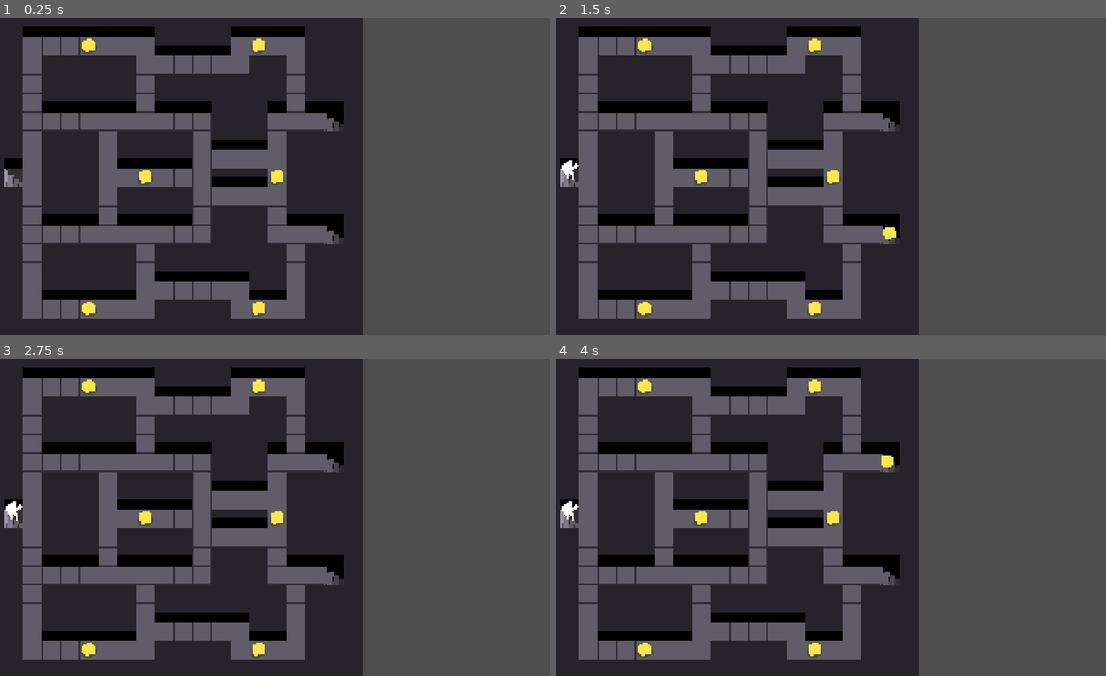
Above: before the commit, frames 1-4 (two rows, left to right).
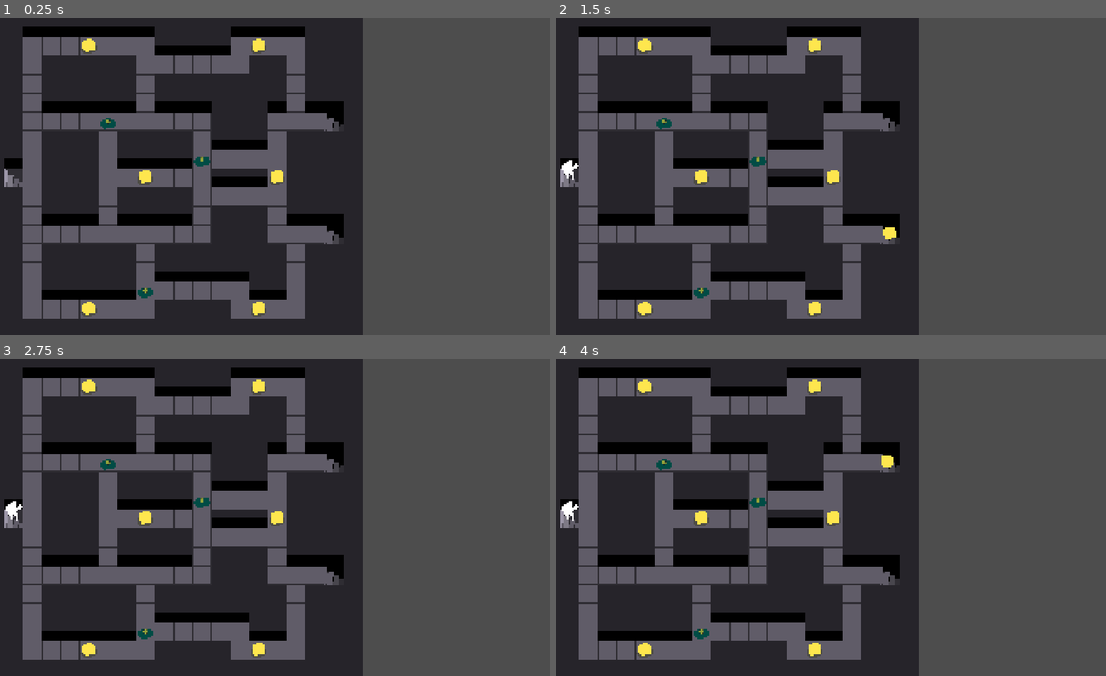
Above: after the commit, the same moments.

Repository: NunoDasNeves/igc-jam-godot-template
Game: Godot game, scene res://main.tscn
Two runs of this game, one before a commit and one after it. Both use one fixed random seed, a clock stepped at 60 frames per second and the inputs below.
Inputs:
- Up to frame 1 (0.25 s): no input
- Up to frame 2 (1.5 s): tap Enter at 0.5 s; hold D (Right) 0.53-1.28 s; tap Z (Attack) at 0.6 s; hold S (Down) from 1.28 s (still down); tap X (Interact) at 1.35 s
- Up to frame 3 (2.75 s): tap Space at 2 s; release S (Down) at 2.03 s; hold D (Right) from 2.03 s (still down); hold K from 2.03 s (still down)
- Up to frame 4 (4 s): tap Enter at 2.75 s; release D (Right) at 2.78 s; release K at 2.78 s; hold W (Up) 2.78-3.53 s; tap Z (Attack) at 2.85 s; tap Space at 3.5 s; hold A (Left) from 3.53 s (still down); tap X (Interact) at 3.6 s

The runs differ from the first frame. In frame 1, 0.2% of the frame differs, in the area x 18-39%, y 31-89%; in frame 2, 0.2%; in frame 3, 0.2%; in frame 4, 0.2%.

Commit message:
Added sight_orb spawning.

Diff:
--- /dev/null
+++ b/entities/sight_orb/sight_orb.gd
@@ -0,0 +1 @@
+class_name SightOrb extends Entity
--- /dev/null
+++ b/entities/sight_orb/sight_orb.svg
@@ -0,0 +1,18 @@
+<?xml version="1.0" encoding="UTF-8"?>
+<svg xmlns="http://www.w3.org/2000/svg" version="1.1" viewBox="0 0 16 16">
+  <defs>
+    <style>
+      .cls-1 {
+        fill: #94a23a;
+        stroke: #231f20;
+        stroke-miterlimit: 10;
+      }
+    </style>
+  </defs>
+  <!-- Generator: Adobe Illustrator 28.7.5, SVG Export Plug-In . SVG Version: 1.2.0 Build 176)  -->
+  <g>
+    <g id="Layer_1">
+      <circle class="cls-1" cx="7.73" cy="7.86" r="7.73"/>
+    </g>
+  </g>
+</svg>
--- /dev/null
+++ b/entities/sight_orb/sight_orb.tscn
@@ -0,0 +1,20 @@
+[gd_scene load_steps=4 format=3 uid="uid://bk21jikbc61qe"]
+
+[ext_resource type="Script" uid="uid://qgtqrt2rsax2" path="res://entities/sight_orb/sight_orb.gd" id="1_eytlg"]
+[ext_resource type="Texture2D" uid="uid://bbjwlby0xhoic" path="res://entities/sight_orb/sight_orb.svg" id="2_kirg0"]
+
+[sub_resource type="CircleShape2D" id="CircleShape2D_eytlg"]
+radius = 5.45894
+
+[node name="SightOrb" type="StaticBody2D"]
+script = ExtResource("1_eytlg")
+
+[node name="StaticBody2D" type="TextureRect" parent="."]
+offset_left = -8.0
+offset_top = -8.0
+offset_right = 8.0
+offset_bottom = 8.0
+texture = ExtResource("2_kirg0")
+
+[node name="CollisionShape2D" type="CollisionShape2D" parent="."]
+shape = SubResource("CircleShape2D_eytlg")
--- a/levels/level.gd
+++ b/levels/level.gd
@@ -11,6 +11,7 @@
 var hero_spawn_points: Array[SpawnPoint] = []
 var monster_spawn_points: Array[SpawnPoint] = []
 var chest_spawn_points: Array[SpawnPoint] = []
+var sight_orb_spawn_points: Array[SpawnPoint] = []
 
 func create_spawn_point(coord: Vector2i, time_secs: float) -> SpawnPoint:
 	var point = preload("res://levels/spawn_point.tscn").instantiate()
@@ -31,6 +32,8 @@
 			monster_spawn_points.append(create_spawn_point(coord, 0.5))
 		if tile_data.get_custom_data("chest"):
 			chest_spawn_points.append(create_spawn_point(coord, 10))
+		if tile_data.get_custom_data("sight_orb"):
+			sight_orb_spawn_points.append(create_spawn_point(coord, 10))
 
 func coord_is_wall(coord: Vector2i) -> bool:
 	var tile_data: TileData = wall_tiles.get_cell_tile_data(coord)
--- a/levels/level_0.tscn
+++ b/levels/level_0.tscn
@@ -11,7 +11,7 @@
 tile_set = ExtResource("1_eus5j")
 
 [node name="OtherTiles" type="TileMapLayer" parent="."]
-tile_map_data = PackedByteArray("AAABAAgAAQAAAAUAAAASAAUAAQAAAAQAAAASAAsAAQAAAAQAAAAFAAEAAQAAAAYAAAAFAA8AAQAAAAYAAAAIAAgAAQAAAAYAAAAOAA8AAQAAAAYAAAAOAAEAAQAAAAYAAAAPAAgAAQAAAAYAAAA=")
+tile_map_data = PackedByteArray("AAABAAgAAQAAAAUAAAASAAUAAQAAAAQAAAASAAsAAQAAAAQAAAAFAAEAAQAAAAYAAAAFAA8AAQAAAAYAAAAIAAgAAQAAAAYAAAAOAA8AAQAAAAYAAAAOAAEAAQAAAAYAAAAPAAgAAQAAAAYAAAAIAA4AAQAAAAYAAQALAAcAAQAAAAYAAQAGAAUAAQAAAAYAAQA=")
 tile_set = ExtResource("1_eus5j")
 
 [node name="WallTiles" type="TileMapLayer" parent="."]
--- a/tilesets/test_tileset.tres
+++ b/tilesets/test_tileset.tres
@@ -15,8 +15,12 @@
 0:4/0/custom_data_2 = true
 0:5/0 = 0
 0:5/0/custom_data_1 = true
+0:6/next_alternative_id = 2
 0:6/0 = 0
 0:6/0/custom_data_3 = true
+0:6/1 = 1
+0:6/1/modulate = Color(0, 1, 1, 1)
+0:6/1/custom_data_4 = true
 
 [resource]
 tile_size = Vector2i(64, 64)
@@ -28,4 +32,6 @@
 custom_data_layer_2/type = 1
 custom_data_layer_3/name = "chest"
 custom_data_layer_3/type = 1
+custom_data_layer_4/name = "sight_orb"
+custom_data_layer_4/type = 1
 sources/1 = SubResource("TileSetAtlasSource_8n1lv")
--- a/world.gd
+++ b/world.gd
@@ -1,6 +1,7 @@
 extends Node2D
 
 const chest_scene = preload("res://entities/chest/chest.tscn")
+const sight_orb_scene = preload("res://entities/sight_orb/sight_orb.tscn")
 
 @onready var entities_container: Node2D = $Entities
 @onready var level: Level = $Level
@@ -9,6 +10,9 @@
 	Events.chest_destroyed.connect(trigger_chest_respawn)
 	for chest_spawner: SpawnPoint in level.chest_spawn_points:
 		chest_spawner.queue_spawn(chest_scene, entities_container)
+	for sight_orb_spawner: SpawnPoint in level.sight_orb_spawn_points:
+		sight_orb_spawner.queue_spawn(sight_orb_scene, entities_container)
+
 
 func _process(_delta: float) -> void:
 	pass
Not shown, added: entities/sight_orb/sight_orb.gd.uid
Not shown, added: entities/sight_orb/sight_orb.svg.import
